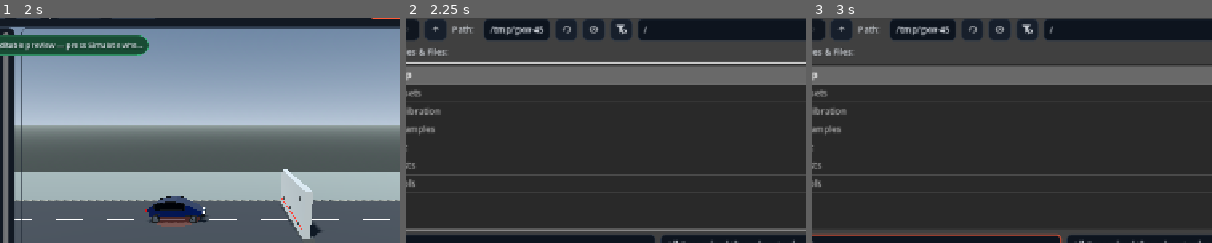
Above: before the commit, frames 1-3 (left to right).
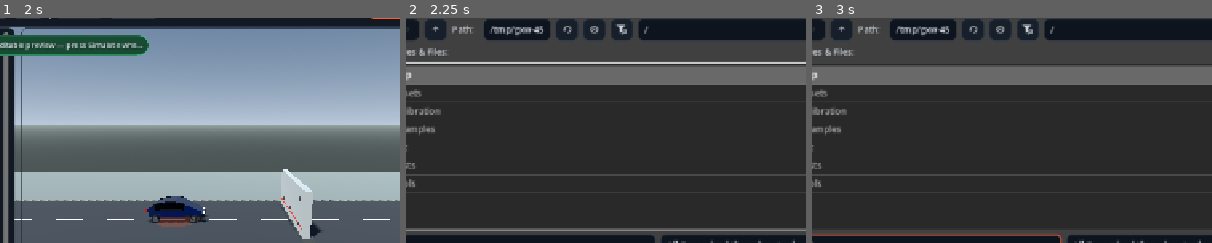
Above: after the commit, the same moments.

Repository: ArrowSK/crashvector
Game: Godot game, scene res://app/main.tscn
The game is run twice, just before and just after one commit, with the same random seed, the same clock (stepped at 60 frames per second) and the same inputs.
Inputs (mouse positions are % of the whole screen's width and height, from its top left):
- Up to frame 1 (2 s): click "New" at 0.5 s; click "New" at 1.25 s
- Up to frame 2 (2.25 s): click "Open" at 2 s
- Up to frame 3 (3 s): click (36, 59) at 2.77 s; type "12" at 2.85 s
The pictures show only the part of the screen within x 21-71%, y 8-58%; the shares and areas given below are measured in that part.

Frame 1 is identical in both runs. In frame 2, 0.1% of the frame differs, in the area x 39-61%, y 3-8%; in frame 3, 0.1%.

Commit message:
M15: avoid colinear bicycle frame look-at basis

Diff:
--- a/src/road_users/bicycle.gd
+++ b/src/road_users/bicycle.gd
@@ -187,4 +187,10 @@
 	var mesh := visual.mesh as BoxMesh
 	mesh.size.z = length
 	visual.position = (a + b) * 0.5
-	visual.look_at(b, _visual_basis().y)
+	var direction := delta / length
+	var safe_up := _visual_basis().y.normalized()
+	if absf(direction.dot(safe_up)) > 0.94:
+		safe_up = Vector3.FORWARD
+		if absf(direction.dot(safe_up)) > 0.94:
+			safe_up = Vector3.RIGHT
+	visual.look_at(b, safe_up)
